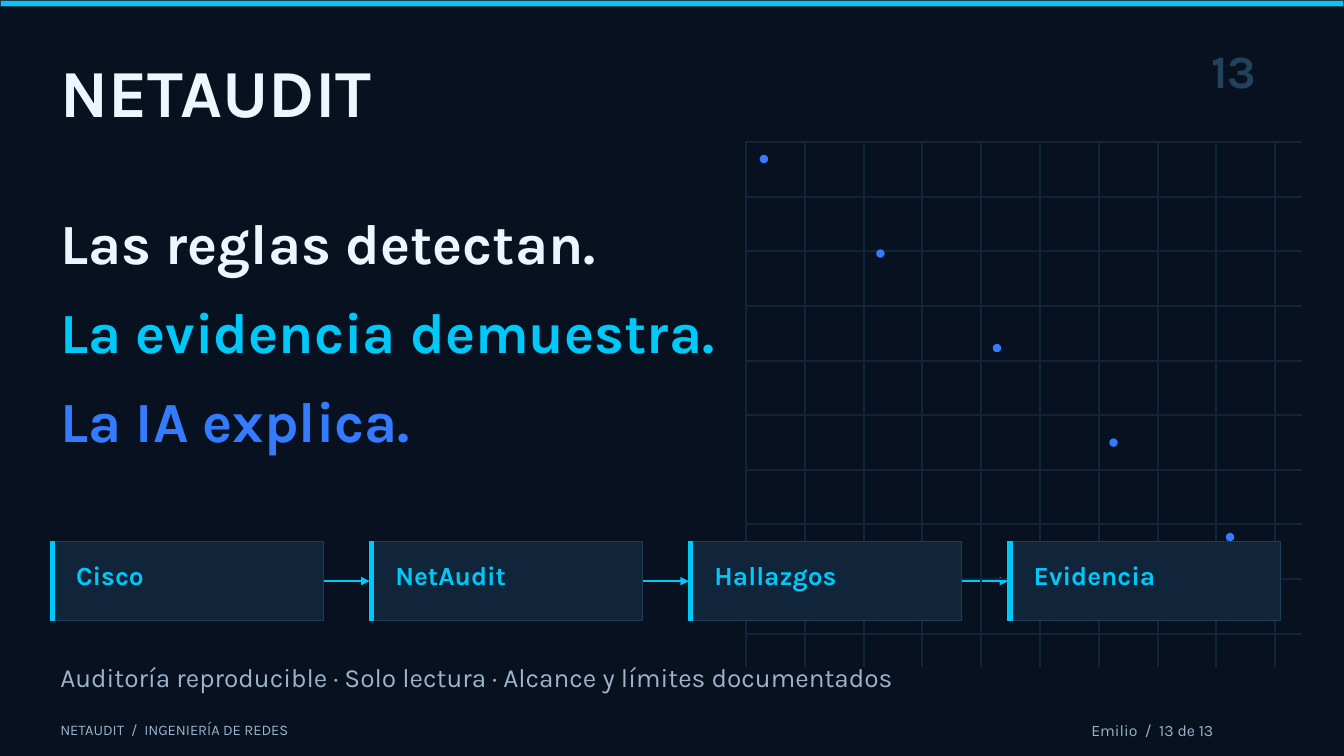
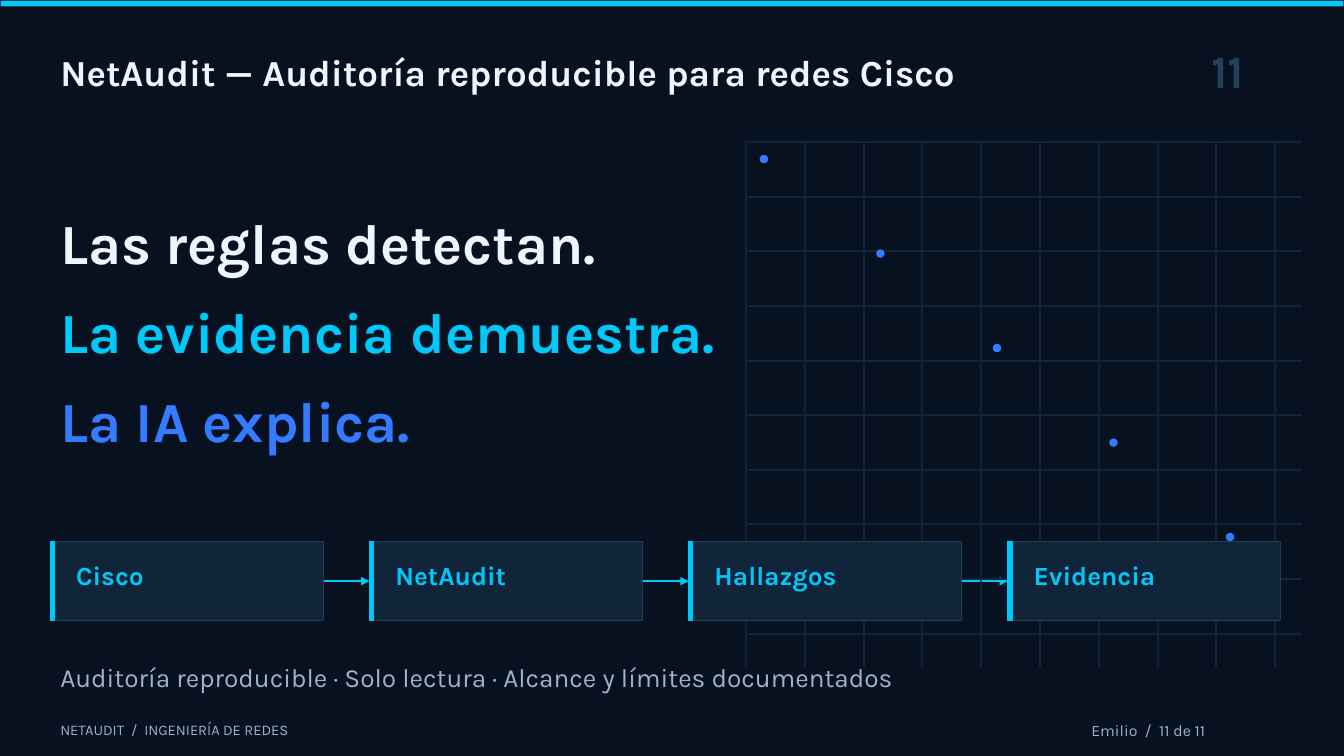
Before and after one commit to thomasdbs21/grupo-1, a slide deck: slide 11 of Entregables-APT/Fase-3/Presentacion/NetAudit_Defensa_Final_Comision_2026.pptx (slide 13 before the commit). Drawn at 1344x756 pixels with LibreOffice and Linux fonts; fonts in the diff are those of the drawing. Boxes give left, top, right and bottom in pixels: in the first picture for what was removed or moved away, otherwise in the second. Text is boxed around its words. In the diff, an @@ line names an element or a change of style, - is before the commit and + after.

Commit message:
docs: enfocar defensa final en el producto NetAudit

```diff
--- a/Entregables-APT/Fase-3/Presentacion/NetAudit_Defensa_Final_Comision_2026.pptx
+++ b/Entregables-APT/Fase-3/Presentacion/NetAudit_Defensa_Final_Comision_2026.pptx
@@ text at [60, 57, 955, 95]: text changed; size 48 to 26.2 pt @@
-NETAUDIT
+NetAudit — Auditoría reproducible para redes Cisco
@@ text at [1211, 58, 1244, 88]: text changed @@
-13
+11
@@ text at [1091, 725, 1205, 736]: text changed @@
-Emilio / 13 de 13
+Emilio / 11 de 11
```
Also in this commit, not shown: 4 other slides changed, 6 slides added, 8 slides removed, 1 other file.
